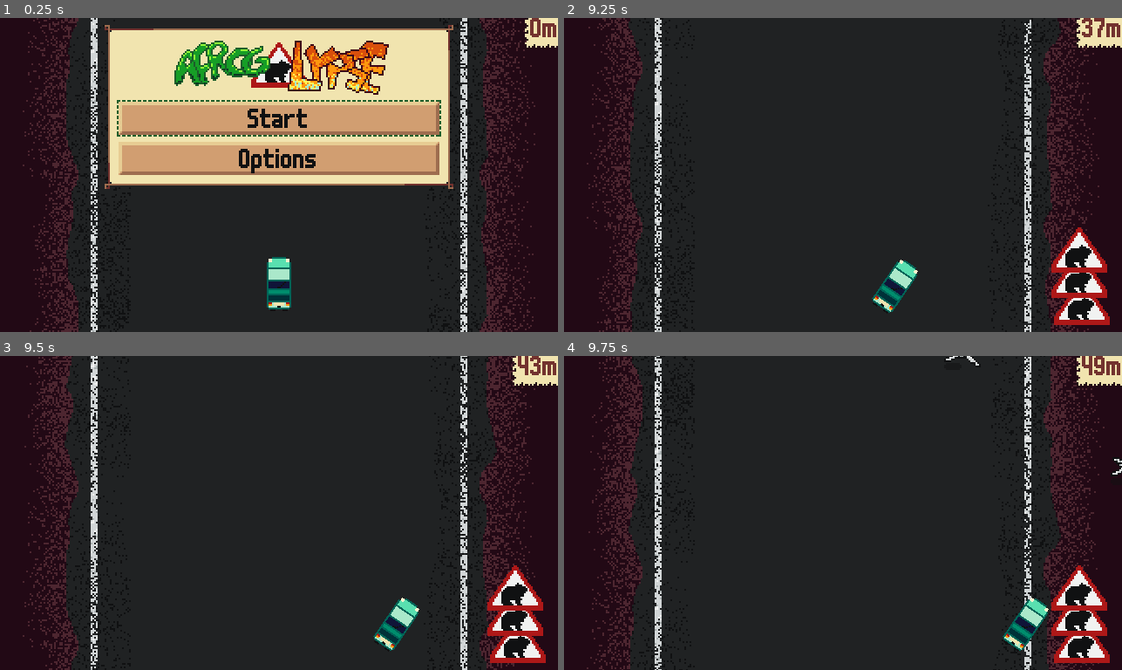
Above: before the commit, frames 1-4 (two rows, left to right).
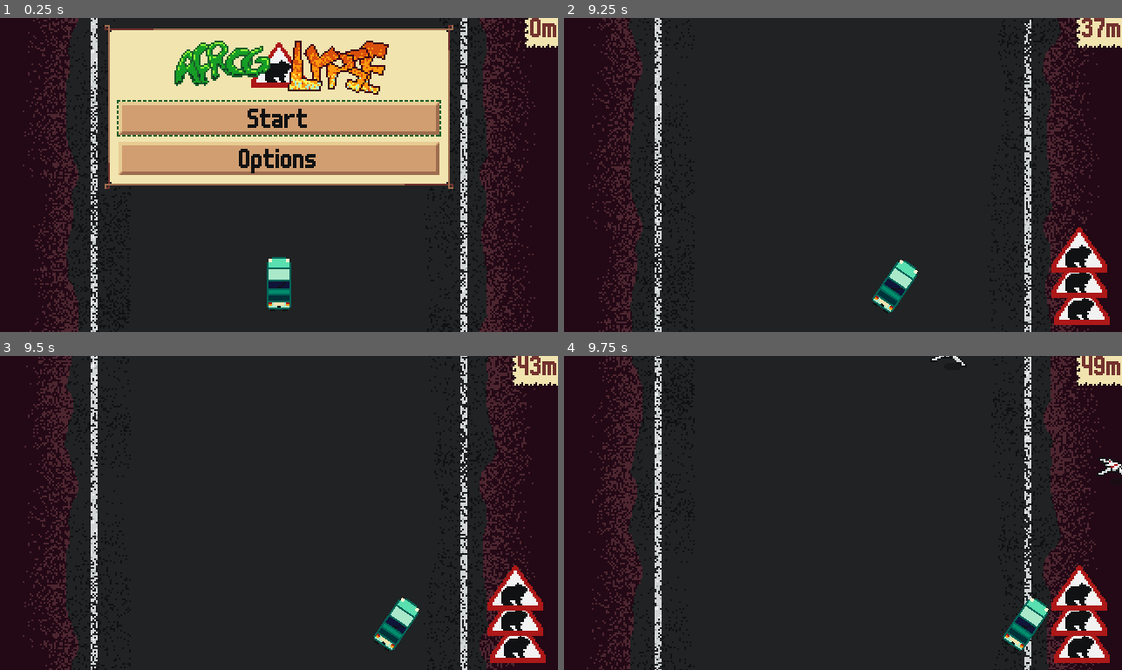
Above: after the commit, the same moments.

Repository: krobbi/afrogalypse
Game: Godot game, scene res://scenes/main/main.tscn
Same seed, same stepped clock (60 frames per second), same inputs: the game is played once before the commit and once after it.
Inputs:
- Up to frame 1 (0.25 s): no input
- Up to frame 2 (9.25 s): click "Start" at 0.5 s; click "Continue" at 1.25 s; click "Continue" at 2 s; tap Enter at 2.75, 4.25 s; hold D (steer_right) 2.78-3.53 s; tap Space (boost) at 2.85, 3.5, 3.6, 4.35, 5, 5.1, 5.85, 6.6, 7.35, 8.1, 8.85 s; hold Shift (brake) 3.53-4.28 s; hold D (steer_right) 4.28-5.78 s; hold A (steer_left) 5.78-7.28 s; hold Shift (brake) 7.28-8.03 s; hold D (steer_right) from 8.03 s (still down)
- Up to frame 3 (9.5 s): keep holding D (steer_right)
- Up to frame 4 (9.75 s): keep holding D (steer_right); tap Space (boost) at 9.6 s

Frames 1-3 are identical in both runs. In frame 4, 0.2% of the frame differs, in the area x 65-100%, y 0-39%.

Commit message:
Fix misaligned hitbox on left-facing frogs

Diff:
--- a/entities/frog/frog.gd
+++ b/entities/frog/frog.gd
@@ -56,6 +56,7 @@
 # Make the frog move right to left.
 func flip_left() -> void:
 	sprite.flip_h = true
+	sprite.offset.x = -sprite.offset.x
 	forward_force = -forward_force
 
 
